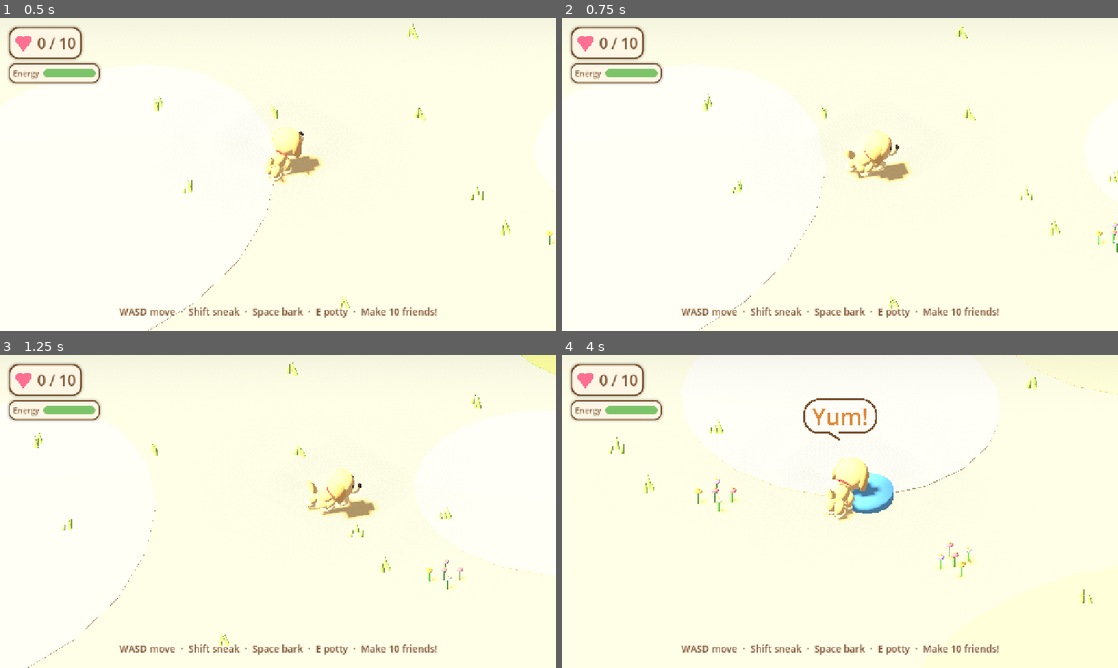
Above: before the commit, frames 1-4 (two rows, left to right).
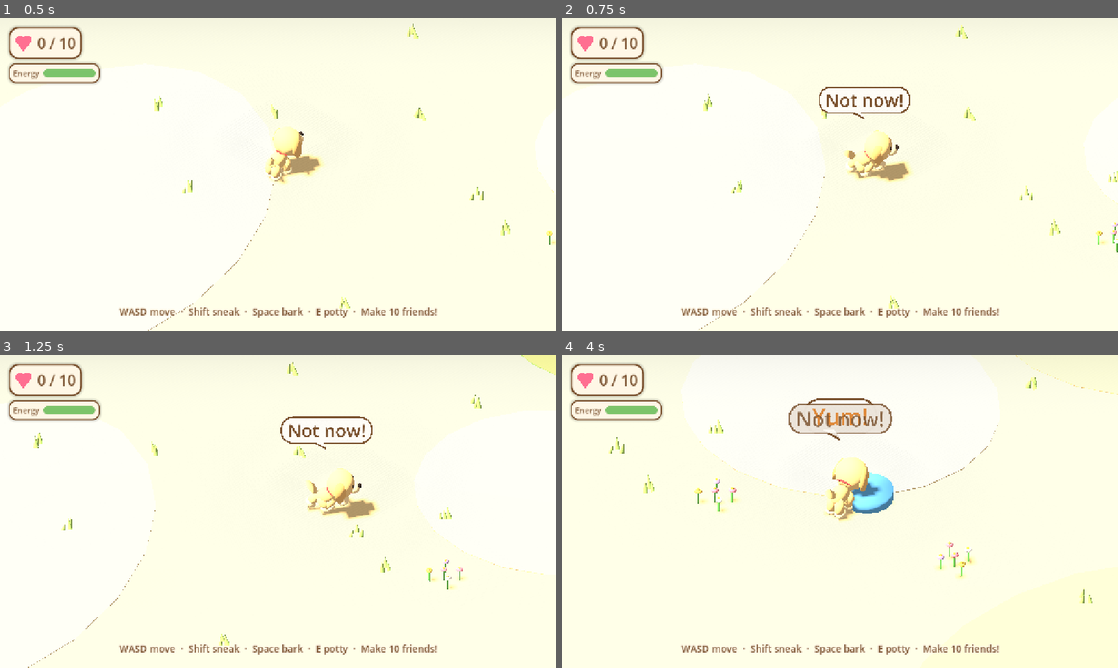
Above: after the commit, the same moments.

Repository: snipey101/Luna
Game: Godot game, scene res://scenes/Main.tscn
Two runs of this game, one before a commit and one after it. Both use one fixed random seed, a clock stepped at 60 frames per second and the inputs below. Sound files missing from this copy of the repository are replaced by a short silence.
Inputs (mouse positions are in pixels of both pictures, inside the frame that each line leads up to):
- Up to frame 1 (0.5 s): no input
- Up to frame 2 (0.75 s): move the mouse to (962, 158) at 0.52 s; hold D (move_right) from 0.53 s (still down); hold E (potty) from 0.53 s (still down); click (962, 158) at 0.67 s
- Up to frame 3 (1.25 s): keep holding D (move_right); keep holding E (potty)
- Up to frame 4 (4 s): move the mouse to (728, 527) at 1.27 s; release D (move_right) at 1.28 s; release E (potty) at 1.28 s; hold S (move_down) 1.28-2.03 s; tap Space (bark) at 1.35 s; tap E (potty) at 1.55, 3.05, 3.8 s; move the mouse to (895, 442) at 2.02 s; hold D (move_right) 2.03-2.78 s; hold E (potty) 2.03-2.78 s; move the mouse to (812, 574) at 2.77 s; hold W (move_up) 2.78-3.53 s; tap Shift (sneak) at 2.85 s; click (812, 574) at 2.92 s; move the mouse to (1006, 558) at 3.52 s; hold A (move_left) from 3.53 s (still down); hold = (zoom_in) from 3.53 s (still down)

Frame 1 is identical in both runs. In frame 2, 0.4% of the frame differs, in the area x 46-63%, y 22-33%; in frame 3, 0.4%; in frame 4, 1.5%, in the area x 40-60%, y 15-27%.

Commit message:
Add "Not now!" feedback for E and a real key-press pee test
- Pressing E when Luna doesn't need to go shows a "Not now!" bubble
  (rate-limited) instead of silently doing nothing.
- Tests: E key press through the input system makes Luna pee; "Not now!"
  appears when she doesn't need to.
- Tests run on a fixed world seed (Main.seed_override) to remove
  layout-dependent flakiness.

Co-Authored-By: Claude Opus 5.5 <noreply@anthropic.com>

Diff:
--- a/game/scripts/luna.gd
+++ b/game/scripts/luna.gd
@@ -27,6 +27,7 @@
 var _need_time := 0.0   ## how long the current need has been ignored
 var _need_nag := 0.0    ## time until the next "Gotta go!" bubble
 var _nag_bubble: Node3D
+var _not_now_ms := -100000
 
 
 func _ready() -> void:
@@ -107,7 +108,8 @@
 	if controls_enabled and event.is_action_pressed("bark"):
 		bark()
 	elif controls_enabled and event.is_action_pressed("potty"):
-		go_potty()
+		if not go_potty() and _busy <= 0.0 and GameState.need() == "":
+			_not_now()
 
 
 func bark() -> void:
@@ -164,6 +166,15 @@
 	return true
 
 
+## Feedback for pressing E when Luna doesn't need to go (rate-limited).
+func _not_now() -> void:
+	var now := Time.get_ticks_msec()
+	if now - _not_now_ms < 1200:
+		return
+	_not_now_ms = now
+	Fx.popup(self, "Not now!", Color("#7A5230"), Vector3(0, HEAD_HEIGHT, 0), 0.7)
+
+
 func _update_needs(delta: float) -> void:
 	var kind := GameState.need()
 	anim.wiggle = kind != "" and _busy <= 0.0
--- a/game/scripts/main.gd
+++ b/game/scripts/main.gd
@@ -14,11 +14,13 @@
 var bowls: Array[FoodBowl] = []
 var _rng := RandomNumberGenerator.new()
 var _args := {}
+## Tests set this before adding Main to get a fixed layout.
+var seed_override := -1
 
 
 func _ready() -> void:
 	_parse_args()
-	var seed_value: int = int(_args.get("seed", randi()))
+	var seed_value: int = seed_override if seed_override >= 0 else int(_args.get("seed", randi()))
 	_rng.seed = seed_value
 
 	_build_environment()
--- a/game/tests/test_gameplay.gd
+++ b/game/tests/test_gameplay.gd
@@ -3,6 +3,8 @@
 ##   godot --headless --path game res://tests/test_gameplay.tscn
 ## Exits with code 0 if everything passes, 1 otherwise.
 
+const TEST_SEED := 2026
+
 var main: Node3D
 var failures := 0
 
@@ -10,6 +12,9 @@
 func _ready() -> void:
 	GameState.reset()
 	main = load("res://scenes/Main.tscn").instantiate()
+	# Fixed layout: random spawns occasionally made geometry-dependent checks
+	# flaky (e.g. a dog fleeing into a corner). Wander choices stay random.
+	main.seed_override = TEST_SEED
 	add_child(main)
 	main.camera.set_zoom(2.0)  # don't depend on the player's saved zoom
 	await _seconds(0.3)
@@ -158,6 +163,30 @@
 	check(GameState.need() == "" and get_tree().get_nodes_in_group("pee_spots").size() > 0, "peeing leaves a pee spot")
 	luna._busy = 0.0
 	check(not luna.go_potty(), "nothing happens when she doesn't need to go")
+	var key_e := InputEventKey.new()
+	key_e.physical_keycode = KEY_E
+	key_e.pressed = true
+	Input.parse_input_event(key_e)
+	await _seconds(0.1)
+	Input.action_release("potty")
+	var said_not_now := luna.find_children("*", "Label3D", true, false).any(func(l): return l.text == "Not now!")
+	check(said_not_now, "pressing E when she doesn't need to go says \"Not now!\"")
+	# The real key path: an E key press reaches Luna and she pees.
+	GameState.ate_bowl()
+	GameState.ate_bowl()
+	luna._busy = 0.0
+	var spots_before := get_tree().get_nodes_in_group("pee_spots").size()
+	var key := InputEventKey.new()
+	key.physical_keycode = KEY_E
+	key.pressed = true
+	Input.parse_input_event(key)
+	await _seconds(0.1)
+	key = key.duplicate()
+	key.pressed = false
+	Input.parse_input_event(key)
+	check(GameState.need() == "" and get_tree().get_nodes_in_group("pee_spots").size() == spots_before + 1, "pressing E makes Luna pee")
+	luna._busy = 0.0
+	GameState.bowls_since_poop = 0
 	GameState.ate_bowl()
 	GameState.ate_bowl()
 	luna._need_time = GameState.ACCIDENT_TIME - 0.05
